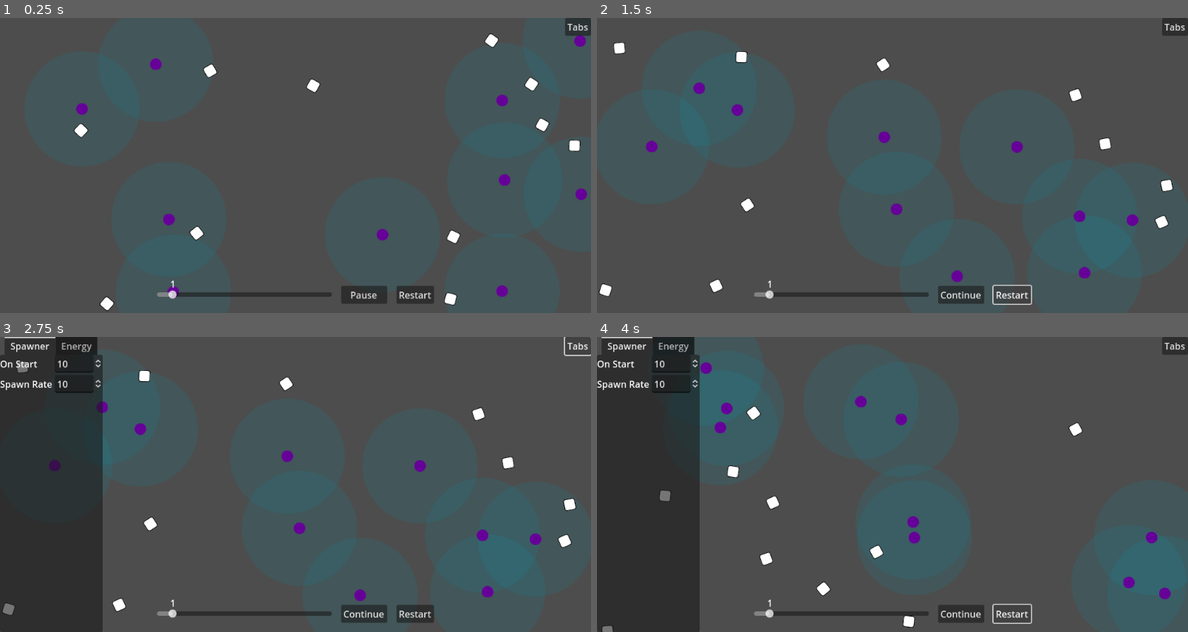
Above: before the commit, frames 1-4 (two rows, left to right).
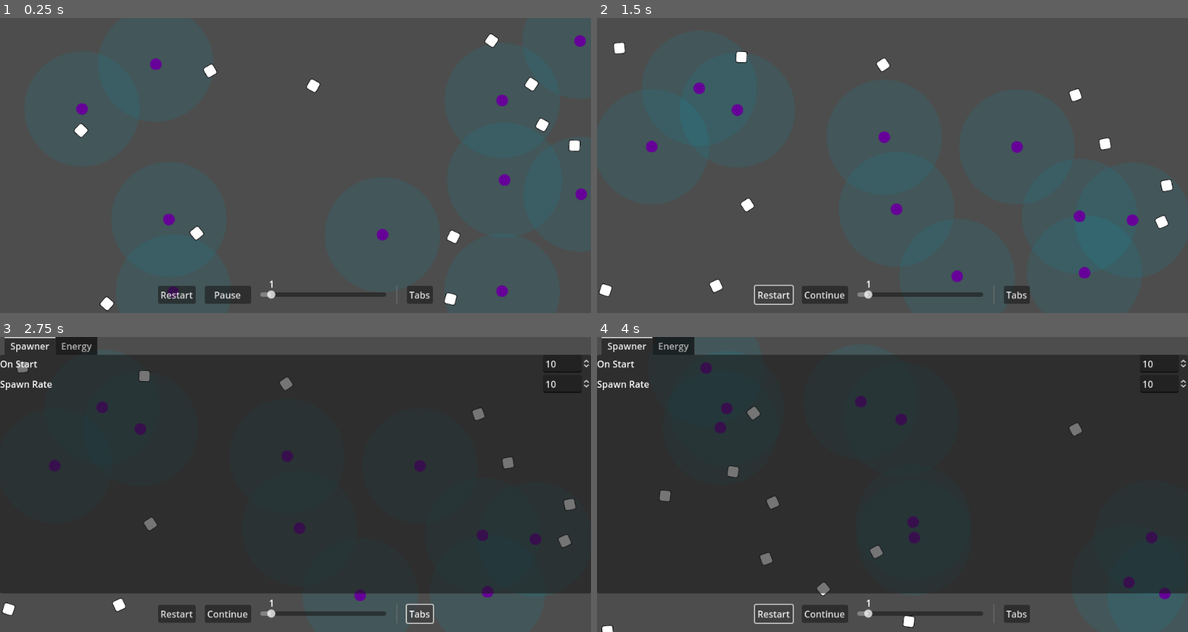
Above: after the commit, the same moments.

Repository: wivest/Natural-Selection
Game: Godot game, scene res://main.tscn
The game is run twice, just before and just after one commit, with the same random seed, the same clock (stepped at 60 frames per second) and the same inputs.
Inputs:
- Up to frame 1 (0.25 s): no input
- Up to frame 2 (1.5 s): click "Pause" at 0.5 s; click "Restart" at 1.25 s
- Up to frame 3 (2.75 s): click "Tabs" at 2 s
- Up to frame 4 (4 s): click "Restart" at 2.75 s; click "Restart" at 3.5 s

The runs differ from the first frame. In frame 1, 1.7% of the frame differs, in the area x 26-100%, y 0-97%; in frame 2, 1.6%; in frame 3, 71%, in the area x 0-100%, y 0-100%; in frame 4, 71%.

Commit message:
style: rearrange UI elements

Diff:
--- a/main.tscn
+++ b/main.tscn
@@ -28,98 +28,105 @@
 grow_horizontal = 2
 grow_vertical = 2
 
-[node name="BottomContainer" type="MarginContainer" parent="GUI/Parameters"]
+[node name="VBoxContainer" type="VBoxContainer" parent="GUI/Parameters"]
 layout_mode = 1
-anchors_preset = -1
-anchor_left = 0.25
-anchor_top = 1.0
-anchor_right = 0.75
+anchors_preset = 15
+anchor_right = 1.0
 anchor_bottom = 1.0
-offset_top = -48.0
 grow_horizontal = 2
-grow_vertical = 0
+grow_vertical = 2
+alignment = 2
+
+[node name="TabContainer" type="TabContainer" parent="GUI/Parameters/VBoxContainer"]
+visible = false
+layout_mode = 2
+size_flags_vertical = 3
+script = ExtResource("6_d86jy")
+
+[node name="Spawner" type="VBoxContainer" parent="GUI/Parameters/VBoxContainer/TabContainer"]
+layout_mode = 2
+
+[node name="On Start" parent="GUI/Parameters/VBoxContainer/TabContainer/Spawner" instance=ExtResource("7_fuiho")]
+layout_mode = 2
+field_name = "On Start"
+start = 10.0
+
+[node name="SpawnRate" parent="GUI/Parameters/VBoxContainer/TabContainer/Spawner" instance=ExtResource("7_fuiho")]
+layout_mode = 2
+field_name = "Spawn Rate"
+start = 10.0
+
+[node name="Energy" type="VBoxContainer" parent="GUI/Parameters/VBoxContainer/TabContainer"]
+visible = false
+layout_mode = 2
+
+[node name="OnStart" parent="GUI/Parameters/VBoxContainer/TabContainer/Energy" instance=ExtResource("7_fuiho")]
+layout_mode = 2
+field_name = "On Start"
+start = 400.0
+
+[node name="LowerBound" parent="GUI/Parameters/VBoxContainer/TabContainer/Energy" instance=ExtResource("7_fuiho")]
+layout_mode = 2
+field_name = "Lower Bound"
+start = 800.0
+
+[node name="OnDivision" parent="GUI/Parameters/VBoxContainer/TabContainer/Energy" instance=ExtResource("7_fuiho")]
+layout_mode = 2
+field_name = "On Division"
+start = 350.0
+
+[node name="HBoxContainer" type="HBoxContainer" parent="GUI/Parameters/VBoxContainer"]
+layout_mode = 2
+
+[node name="Left" type="Control" parent="GUI/Parameters/VBoxContainer/HBoxContainer"]
+layout_mode = 2
+size_flags_horizontal = 3
+
+[node name="BottomContainer" type="MarginContainer" parent="GUI/Parameters/VBoxContainer/HBoxContainer"]
+layout_mode = 2
+size_flags_horizontal = 3
+size_flags_stretch_ratio = 2.0
 theme_override_constants/margin_left = 16
 theme_override_constants/margin_top = 16
 theme_override_constants/margin_right = 16
 theme_override_constants/margin_bottom = 16
 
-[node name="HBoxContainer" type="HBoxContainer" parent="GUI/Parameters/BottomContainer"]
+[node name="HBoxContainer" type="HBoxContainer" parent="GUI/Parameters/VBoxContainer/HBoxContainer/BottomContainer"]
 layout_mode = 2
 theme_override_constants/separation = 16
 alignment = 1
 
-[node name="Speed" parent="GUI/Parameters/BottomContainer/HBoxContainer" instance=ExtResource("2_hvdpy")]
+[node name="Restart" parent="GUI/Parameters/VBoxContainer/HBoxContainer/BottomContainer/HBoxContainer" node_paths=PackedStringArray("parent", "node") instance=ExtResource("5_6tsnc")]
+layout_mode = 2
+scene = ExtResource("1_pyuv2")
+parent = NodePath("../../../../../../../World")
+node = NodePath("../../../../../../../World/Field")
+
+[node name="Pause" parent="GUI/Parameters/VBoxContainer/HBoxContainer/BottomContainer/HBoxContainer" instance=ExtResource("4_33s14")]
+custom_minimum_size = Vector2(80, 0)
+layout_mode = 2
+
+[node name="Speed" parent="GUI/Parameters/VBoxContainer/HBoxContainer/BottomContainer/HBoxContainer" instance=ExtResource("2_hvdpy")]
 layout_mode = 2
 script = ExtResource("3_g1iyi")
 
-[node name="Pause" parent="GUI/Parameters/BottomContainer/HBoxContainer" instance=ExtResource("4_33s14")]
-custom_minimum_size = Vector2(80, 0)
+[node name="VSeparator" type="VSeparator" parent="GUI/Parameters/VBoxContainer/HBoxContainer/BottomContainer/HBoxContainer"]
 layout_mode = 2
 
-[node name="Restart" parent="GUI/Parameters/BottomContainer/HBoxContainer" node_paths=PackedStringArray("parent", "node") instance=ExtResource("5_6tsnc")]
+[node name="Tabs" type="Button" parent="GUI/Parameters/VBoxContainer/HBoxContainer/BottomContainer/HBoxContainer" node_paths=PackedStringArray("tabs")]
 layout_mode = 2
-scene = ExtResource("1_pyuv2")
-parent = NodePath("../../../../../World")
-node = NodePath("../../../../../World/Field")
-
-[node name="TabContainer" type="TabContainer" parent="GUI/Parameters"]
-visible = false
-layout_mode = 1
-anchors_preset = -1
-anchor_right = 0.1
-anchor_bottom = 1.0
-offset_right = 67.0
-grow_vertical = 2
-script = ExtResource("6_d86jy")
-
-[node name="Spawner" type="VBoxContainer" parent="GUI/Parameters/TabContainer"]
-layout_mode = 2
-
-[node name="On Start" parent="GUI/Parameters/TabContainer/Spawner" instance=ExtResource("7_fuiho")]
-layout_mode = 2
-field_name = "On Start"
-start = 10.0
-
-[node name="SpawnRate" parent="GUI/Parameters/TabContainer/Spawner" instance=ExtResource("7_fuiho")]
-layout_mode = 2
-field_name = "Spawn Rate"
-start = 10.0
-
-[node name="Energy" type="VBoxContainer" parent="GUI/Parameters/TabContainer"]
-visible = false
-layout_mode = 2
-
-[node name="OnStart" parent="GUI/Parameters/TabContainer/Energy" instance=ExtResource("7_fuiho")]
-layout_mode = 2
-field_name = "On Start"
-start = 400.0
-
-[node name="LowerBound" parent="GUI/Parameters/TabContainer/Energy" instance=ExtResource("7_fuiho")]
-layout_mode = 2
-field_name = "Lower Bound"
-start = 800.0
-
-[node name="OnDivision" parent="GUI/Parameters/TabContainer/Energy" instance=ExtResource("7_fuiho")]
-layout_mode = 2
-field_name = "On Division"
-start = 350.0
-
-[node name="Tabs" type="Button" parent="GUI/Parameters" node_paths=PackedStringArray("tabs")]
-layout_mode = 1
-anchors_preset = 1
-anchor_left = 1.0
-anchor_right = 1.0
-offset_left = -45.0
-offset_bottom = 31.0
-grow_horizontal = 0
 text = "Tabs"
 script = ExtResource("8_opmk5")
-tabs = NodePath("../TabContainer")
+tabs = NodePath("../../../../TabContainer")
 
-[connection signal="value_changed" from="GUI/Parameters/BottomContainer/HBoxContainer/Speed" to="GUI/Parameters/BottomContainer/HBoxContainer/Speed" method="_on_value_changed"]
-[connection signal="field_changed" from="GUI/Parameters/TabContainer/Spawner/On Start" to="GUI/Parameters/TabContainer" method="_on_spawner_on_start_field_changed"]
-[connection signal="field_changed" from="GUI/Parameters/TabContainer/Spawner/SpawnRate" to="GUI/Parameters/TabContainer" method="_on_spawn_rate_field_changed"]
-[connection signal="field_changed" from="GUI/Parameters/TabContainer/Energy/OnStart" to="GUI/Parameters/TabContainer" method="_on_on_start_field_changed"]
-[connection signal="field_changed" from="GUI/Parameters/TabContainer/Energy/LowerBound" to="GUI/Parameters/TabContainer" method="_on_lower_bound_field_changed"]
-[connection signal="field_changed" from="GUI/Parameters/TabContainer/Energy/OnDivision" to="GUI/Parameters/TabContainer" method="_on_on_division_field_changed"]
-[connection signal="pressed" from="GUI/Parameters/Tabs" to="GUI/Parameters/Tabs" method="_on_pressed"]
+[node name="Right" type="Control" parent="GUI/Parameters/VBoxContainer/HBoxContainer"]
+layout_mode = 2
+size_flags_horizontal = 3
+
+[connection signal="field_changed" from="GUI/Parameters/VBoxContainer/TabContainer/Spawner/On Start" to="GUI/Parameters/VBoxContainer/TabContainer" method="_on_spawner_on_start_field_changed"]
+[connection signal="field_changed" from="GUI/Parameters/VBoxContainer/TabContainer/Spawner/SpawnRate" to="GUI/Parameters/VBoxContainer/TabContainer" method="_on_spawn_rate_field_changed"]
+[connection signal="field_changed" from="GUI/Parameters/VBoxContainer/TabContainer/Energy/OnStart" to="GUI/Parameters/VBoxContainer/TabContainer" method="_on_on_start_field_changed"]
+[connection signal="field_changed" from="GUI/Parameters/VBoxContainer/TabContainer/Energy/LowerBound" to="GUI/Parameters/VBoxContainer/TabContainer" method="_on_lower_bound_field_changed"]
+[connection signal="field_changed" from="GUI/Parameters/VBoxContainer/TabContainer/Energy/OnDivision" to="GUI/Parameters/VBoxContainer/TabContainer" method="_on_on_division_field_changed"]
+[connection signal="value_changed" from="GUI/Parameters/VBoxContainer/HBoxContainer/BottomContainer/HBoxContainer/Speed" to="GUI/Parameters/VBoxContainer/HBoxContainer/BottomContainer/HBoxContainer/Speed" method="_on_value_changed"]
+[connection signal="pressed" from="GUI/Parameters/VBoxContainer/HBoxContainer/BottomContainer/HBoxContainer/Tabs" to="GUI/Parameters/VBoxContainer/HBoxContainer/BottomContainer/HBoxContainer/Tabs" method="_on_pressed"]
